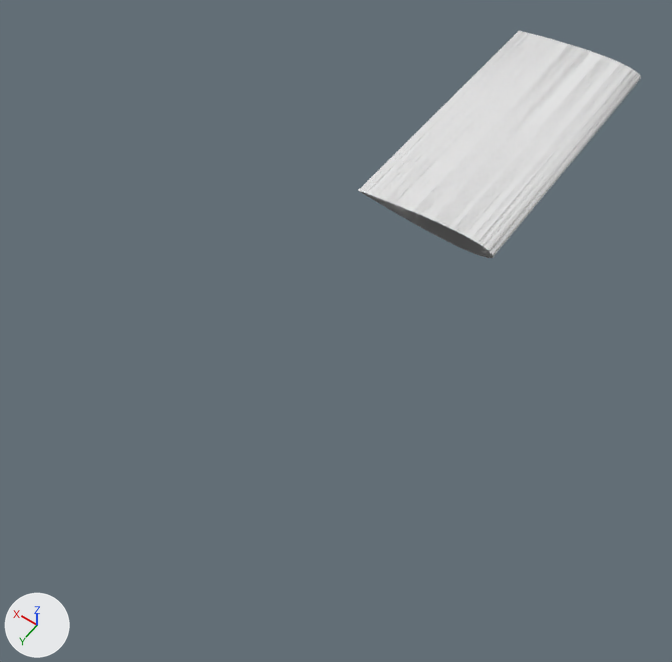
The OBJ model resources/0012.obj, before and after one commit.
Camera for both pictures: a 50 mm lens placed at (-1.46, 5.47, 4.19), pointed at (0.57, 2.62, -0.28). Lighting does not change. The marker at lower left points along +X, +Y and +Z. Where no turn or scale is listed for an object, it has been applied to the vertices. Vertices at the same position are counted once.

The scene before the commit, as lines of its bpy script (objects in view):
```python
me_node_shape0 = bpy.data.meshes.new('node_shape0')
me_node_shape0.from_pydata(...)  # 4000 vertices, 10131 faces; spans x 0.0..1.0, y -0.38..1.78, z -0.06..0.06
ob_node_shape0 = bpy.data.objects.new('node_shape0', me_node_shape0)
ob_node_shape0.location = (0.0, 0.0, 0.0)
```
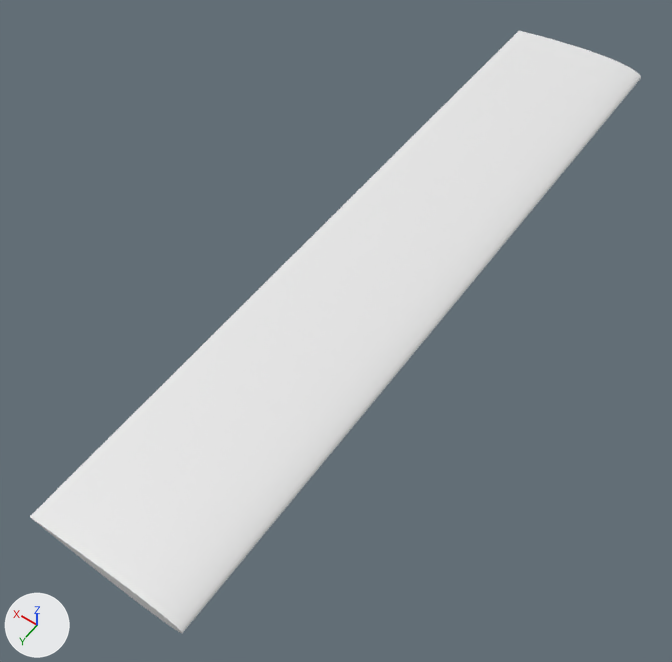
The newer file is also turned or shifted as a whole; pictures and numbers use the older file's frame.

Patch to the scene script:
```diff
--- a/resources/0012.obj.py
+++ b/resources/0012.obj.py
@@ me_node_shape0 @@
 # used by ob_node_shape0; location = (0.0, 0.0, 0.0)
-me_node_shape0.from_pydata(...)  # 4000 vertices, 10131 faces; spans x 0.0..1.0, y -0.38..1.78, z -0.06..0.06
+me_node_shape0.from_pydata(...)  # 4000 vertices, 7996 faces; spans x 0.0..1.0, y -0.38..4.62, z -0.06..0.06
+# me_node_shape0 part 1: 2000 vertices added at x 0.0..1.0, y 4.62, z -0.06..0.06
```

Location of each change, [x1, y1, x2, y2] in pixels of the pictures (672 x 662 px):
'node_shape0', reshaped (115% wider, 164% taller): before [358, 31, 641, 258]; after [30, 31, 641, 633]
part 1 of me_node_shape0, added: after [30, 31, 641, 633]
